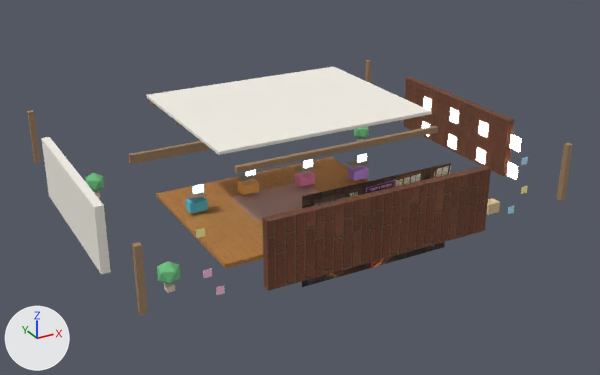
Before and after pictures for a commit that changed the glTF model baked/loft_room.glb.
The view is the same before and after, from a camera (50 mm lens) standing at (-18.5, -35.2, 18.4) and looking at (0.3, -1.0, 1.3). The lights are fixed; the arrows at lower left show +X, +Y and +Z. The first picture is the older version. Vertices at exactly the same position are counted once.

The first picture shows 'Beam0', 'Ceil', 'ConceptMural', 'Floor', 'Mon0', 'Mon1', 'Mon2', 'Mon3', 'Post0', 'Rug', 'WallBack', 'WallFrontLow', 'WallLeft', 'WallRight', 'Win00', 'Win01', 'Win10', 'Win11', 'Win20', 'Win21', 'Win30', 'Win31' and 22 more.
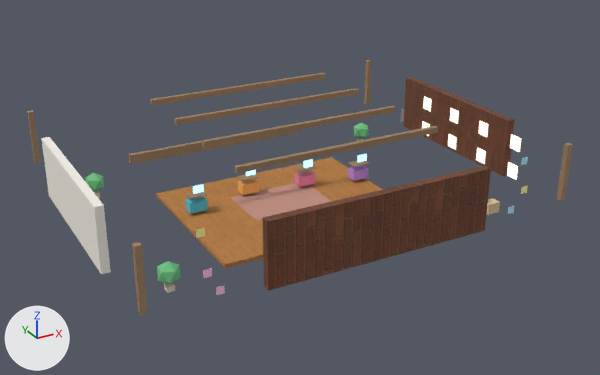
Pixel boxes [x1, y1, x2, y2] of what changed, in the pictures (600 x 375 px):
'Ceil', deleted
    before: [146, 67, 432, 155]
'ConceptMural', reshaped (not visible afterwards)
    before: [302, 163, 451, 287]
'Mon0', surface changed
    both: [193, 185, 204, 194]
'Mon2', surface changed
    both: [304, 160, 313, 168]
'Mon3', surface changed
    both: [358, 154, 367, 162]
'Win30', surface changed
    both: [422, 121, 430, 136]
'Mon1', surface changed
    both: [246, 170, 256, 176]
'Beam1', unchanged, uncovered by the edit
    before: [202, 142, 208, 148]
    after: [202, 106, 396, 148]
'Beam2', unchanged, uncovered by the edit
    before: [175, 120, 180, 125]
    after: [174, 88, 359, 125]
'Beam3', unchanged, uncovered by the edit
    before: [150, 101, 155, 105]
    after: [150, 73, 326, 105]

What the commit changed:
In material 'GlassWarm' (mat_glasswarm), emission_strength goes from 8.0 to 1.2.
In material 'Screen' (mat_screen), emission_strength goes from 12.0 to 2.5.
me_plane is used by ob_conceptmural; location (0.0, 0.0, 0.0).
Verts and faces of me_plane; kept vertices keep their numbers, new ones are numbered from 4.
Before the commit, vertices of me_plane: 0 (-3.75, -8.55, 0.5) at pixel (301, 287), 1 (3.75, -8.55, 0.5) at pixel (444, 247), 2 (-3.75, -8.55, 4.7) at pixel (301, 196), 3 (3.75, -8.55, 4.7) at pixel (451, 162).
me_plane had 4 vertices, 2 faces and spanned x -3.75..3.75, y -8.55, z 0.5..4.7.
me_plane now has 8 vertices, 12 faces and spans x -1.5..1.5, y -8.6..-8.56, z 1.7..3.4.
Part 1, on me_plane:
Vertices deleted: 0 to 3 (with the faces that use them).
Other edits to the shape of me_plane do not show in these pictures.
Object 'Ceil' (ob_ceil) is deleted.
